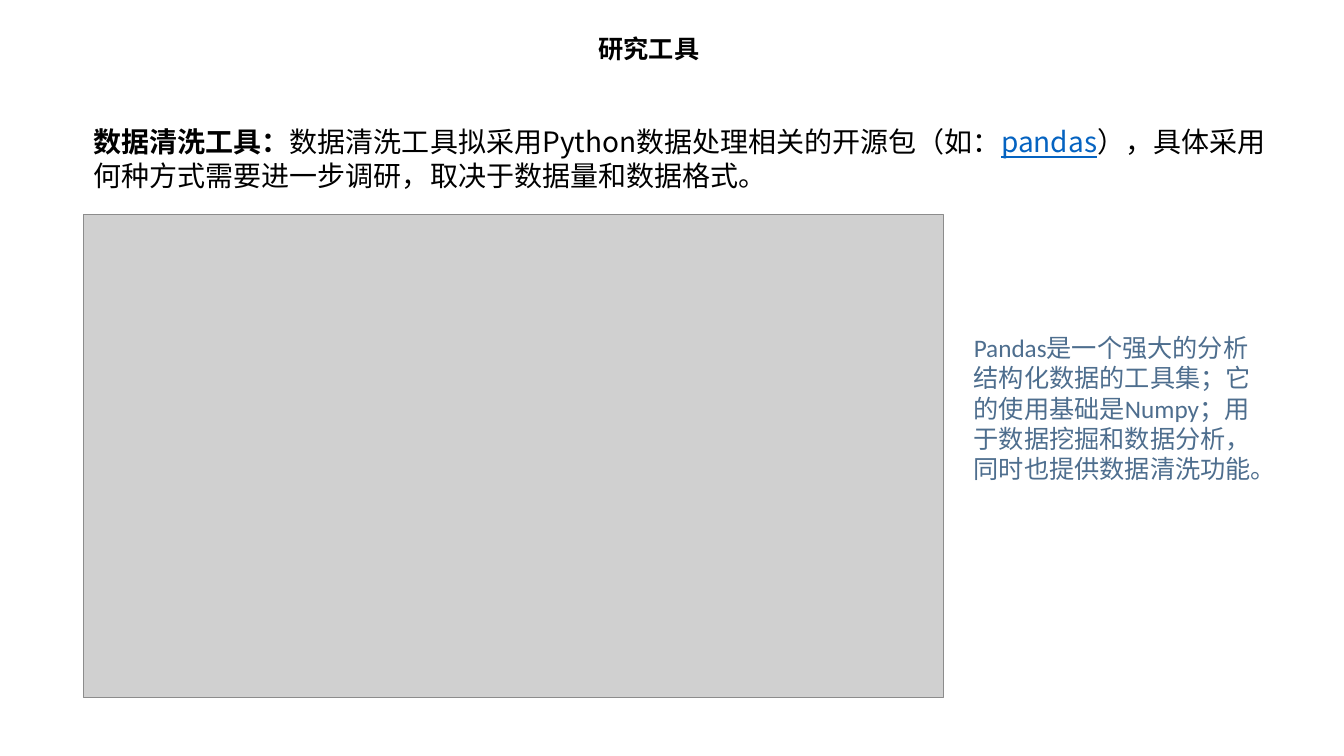
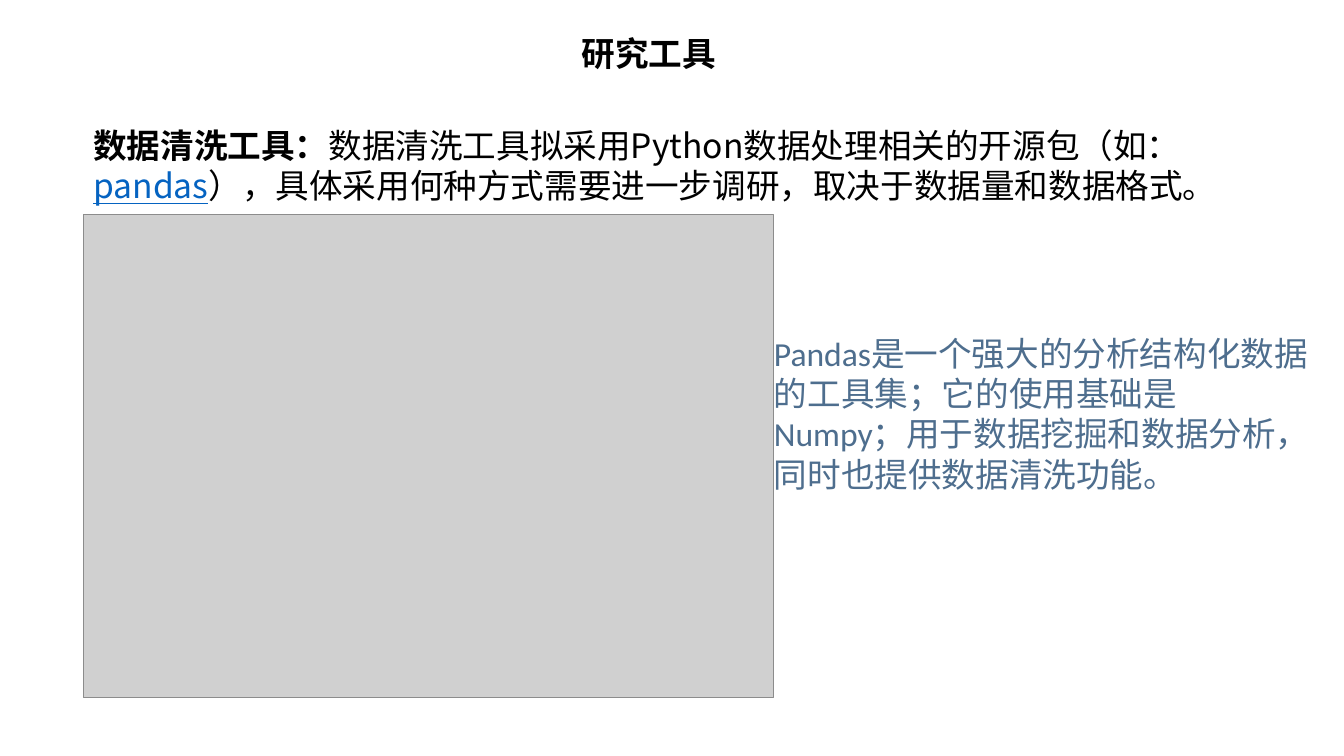
Before and after one commit to chendaye/Interview_xmind, a slide deck: slide 18 of graduate/开题报告-陈小龙.pptx (slide 16 before the commit). Drawn at 1344x756 pixels with LibreOffice and Linux fonts; fonts in the diff are those of the drawing; grey boxes stand for pictures. Boxes give left, top, right and bottom in pixels: in the first picture for what was removed or moved away, otherwise in the second. Text is boxed around its words. In the diff, an @@ line names an element or a change of style, - is before the commit and + after.

```diff
--- a/graduate/开题报告-陈小龙.pptx
+++ b/graduate/开题报告-陈小龙.pptx
@@ text "研究工具" at <box>582,37,716,69</box>: size 18 to 24 pt @@
@@ text "数据清洗工具：数据清洗工具拟采用Python数据处理相关的开源包（如：pandas），具体采用何种方式需要进一步调研，取 ..." at <box>93,129,1216,206</box>: size 20 to 24 pt @@
@@ picture: place and size @@
-picture at <box>84,215,944,698</box>
+picture at <box>84,215,773,698</box>
@@ text "Pandas是一个强大的分析结构化数据的工具集；它的使用基础是Numpy；用于数据挖掘和数据分析，同时也提供数据清洗功能 ..." at <box>774,377,1310,490</box>: size 18 to 24 pt @@
@@ text "Pandas是一个强大的分析结构化数据的工具集；它的使用基础是Numpy；用于数据挖掘和数据分析，同时也提供数据清洗功能 ...": place and size @@
-text "Pandas是一个强大的分析结构化数据的工具集；它的使用基础是Numpy；用于数据挖掘和数据分析，同时也提供数据清洗功能 ..." at <box>974,366,1276,480</box>
+text "Pandas是一个强大的分析结构化数据的工具集；它的使用基础是Numpy；用于数据挖掘和数据分析，同时也提供数据清洗功能 ..." at <box>774,377,1310,490</box>
```
Also in this commit, not shown: 11 other slides changed, 9 slides added, 5 slides removed.
